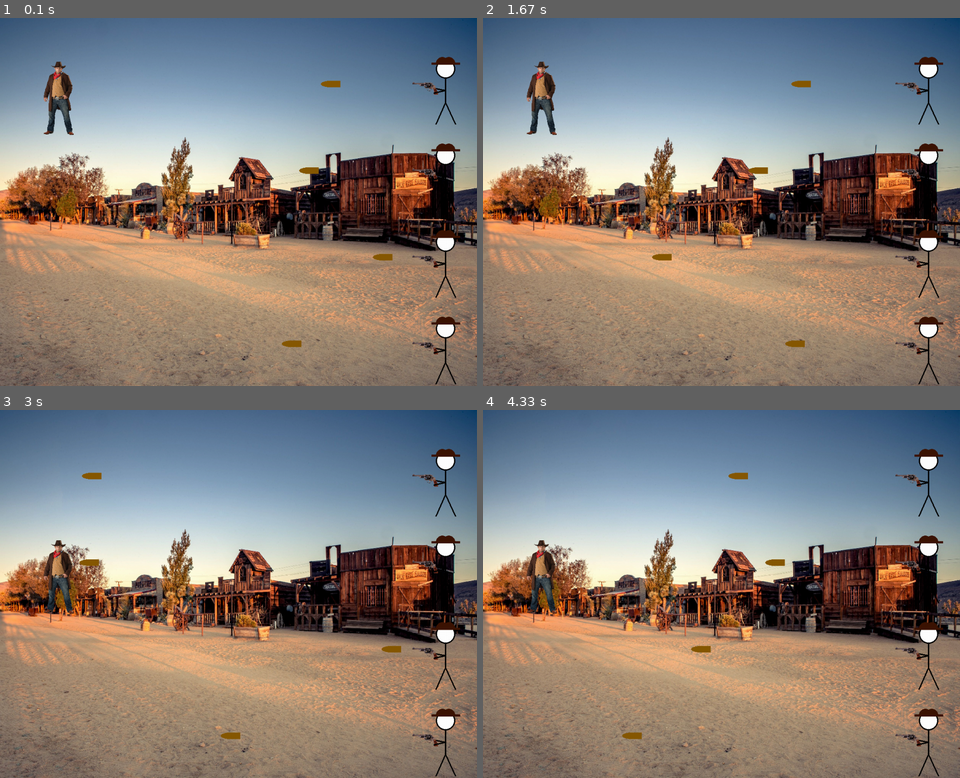
Above: before the commit, frames 1-4 (two rows, left to right).
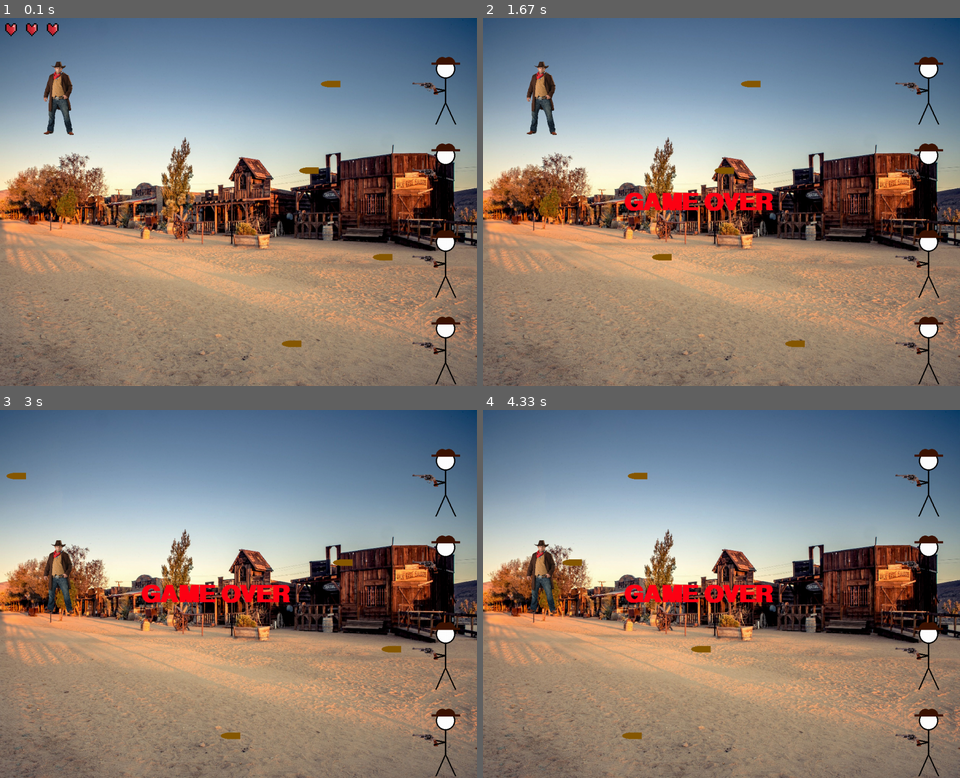
Above: after the commit, the same moments.

Repository: enzosuname/pygamefirst
Game: pygame game, started from Unit7.py
Two runs of this game, one before a commit and one after it. Both use one fixed random seed, a clock stepped at 60 frames per second and the inputs below.
Inputs:
- Up to frame 1 (0.1 s): no input
- Up to frame 2 (1.67 s): hold Up 0.33-0.8 s; hold Down 0.83-1.3 s; hold Up from 1.33 s (still down)
- Up to frame 3 (3 s): release Up at 1.8 s; hold Down 1.83-2.3 s; hold Up 2.33-2.8 s; hold Down from 2.83 s (still down)
- Up to frame 4 (4.33 s): release Down at 3.3 s; hold Up 3.33-3.8 s; hold Down 3.83-4.3 s

The runs differ from the first frame. In frame 1, 0.2% of the frame differs, in the area x 1-13%, y 1-6%; in frame 2, 1.3%; in frame 3, 1.3%; in frame 4, 1.3%, in the area x 16-64%, y 16-53%.

Commit message:
Done with Western Game

Diff:
--- a/Unit7.py
+++ b/Unit7.py
@@ -1,6 +1,11 @@
 import pygame as g
 import math as m
 import random as r
+
+# User controls the cowboy using up and down arrow keys
+# Avoid getting hit by the bullets three times
+# When guns fire bullets, a gunshot noise should be heard
+# Also Western music should be heard in the background
 
 # Create color constants
 
@@ -18,6 +23,8 @@
 DISPLAY_LENGTH = 850
 SIZE = (DISPLAY_WIDTH,DISPLAY_LENGTH)
 FPS = 60
+g.font.init()
+font = g.font.SysFont('Ariel', 80, True, False)
 
 # def for similar attributes
 class bullet:
@@ -35,6 +42,7 @@
     def shoot_bullet(self):
         if self.x < 0:
             self.x = 885
+            GUNSOUND.play()
         self.x -= self.x_velo
 
     def draw_bullet(self):
@@ -84,23 +92,40 @@
         self.width = width
         self.height = height
         self.cowboy = g.image.load('cowboy.png').convert_alpha()
-        self.counter = 0
+        self.counter = 3
+        self.heart = g.image.load('heart.png').convert_alpha()
+        self.dead = False
+        self.last = g.time.get_ticks()
+        self.cooldown = 3000
 
     def draw_good_man(self):
         self.cowboy = g.transform.scale(self.cowboy, [self.width, self.height])
         self.display.blit(self.cowboy, [100 + self.x, 100 + self.y])
 
     def is_collided(self, other):
-        #g.draw.rect(self.display, RED, [0, 0, 1900 - self.counter * 10, 100])
-        # text = font.render(f"Yeouch! {190 - self.counter} health remaining!", True, BLACK)
-        # screen.blit(text, [250, 250])
         if (self.x <= other.x <= self.x+self.width or self.x <= other.x+other.width\
                 <= self.x+self.width) and (self.y < other.y < self.y+self.height or \
                 self.y < other.y+other.height < self.y+self.height):
 
-            self.counter += 1
+            self.counter -= 1
+            other.x = 885
+            GUNSOUND.play()
 
+        # I COULDN'T GET A FOR LOOP TO WORK SO I WENT LAZY OPTION SORRY
 
+        if self.counter == 3:
+            self.display.blit(self.heart,[0,0])
+            self.display.blit(self.heart, [48, 0])
+            self.display.blit(self.heart, [96, 0])
+        elif self.counter == 2:
+            self.display.blit(self.heart, [0, 0])
+            self.display.blit(self.heart, [48, 0])
+        elif self.counter == 1:
+            self.display.blit(self.heart, [0, 0])
+        else:
+            text = font.render(f"GAME OVER", True, RED)
+            screen.blit(text, [325, 400])
+            now = g.time.get_ticks()
 
 #########################################################
 
@@ -110,6 +135,7 @@
 screen = g.display.set_mode(SIZE)
 g.display.set_caption("Jame Scene")
 clock = g.time.Clock()
+GUNSOUND = g.mixer.Sound('revolvershot.ogg')
 
 # create enemas
 
@@ -120,10 +146,13 @@
 bullet_list = []
 for call in range(4):
     bullet_list.append(bullet(screen, 885, 745 - (call * 200)))
+    GUNSOUND.play()
 
 dude = man(screen, 0, 0)
 
-
+g.mixer.music.load('OnceUponATime.ogg')
+g.mixer.music.set_endevent(g.constants.USEREVENT)
+g.mixer.music.play()
 
 # game
 running = True
@@ -153,6 +182,9 @@
         if dude.is_collided(bullet):
             running = False
 
+    if dude.dead:
+        running = False
+
     dude.draw_good_man()
 
     g.display.flip()
Binary file added: heart.png
Not shown, added: OnceUponATime.ogg
